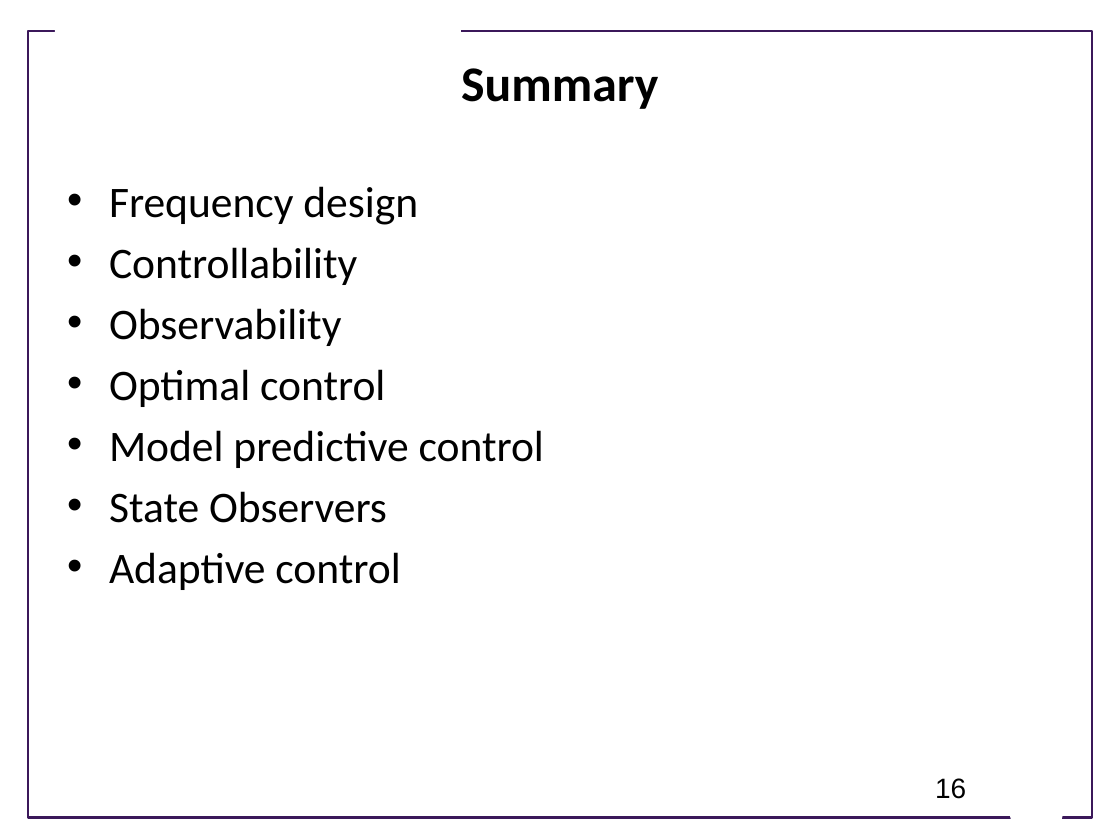
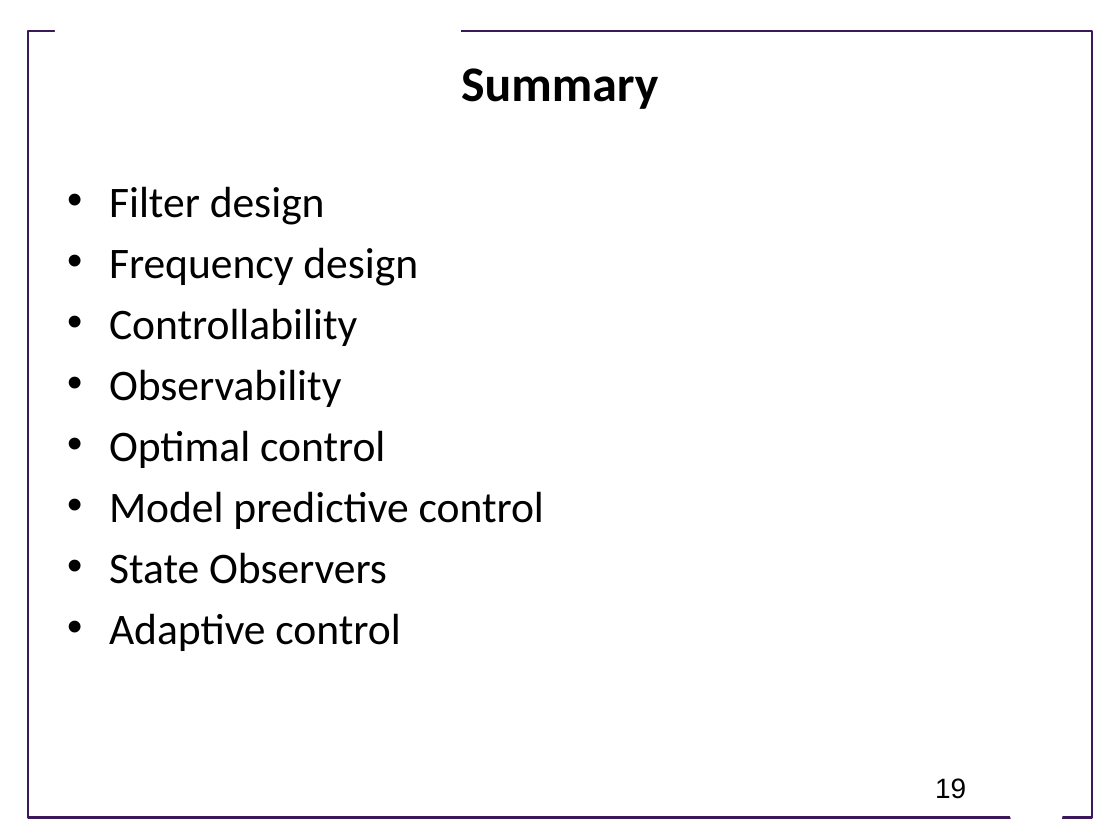
Before and after one commit to joseph-hellerstein/advanced-controls-lectures, a slide deck: slide 19 of lectures/Lecture_15-Survey of closed loop systems/Survey-Of-Closed-Loop-Systems.pptx (slide 16 before the commit). Drawn at 1120x840 pixels with LibreOffice and Linux fonts; fonts in the diff are those of the drawing; background and template pictures are left out. Boxes give left, top, right and bottom in pixels: in the first picture for what was removed or moved away, otherwise in the second. Text is boxed around its words. In the diff, an @@ line names an element or a change of style, - is before the commit and + after.

```diff
--- a/lectures/Lecture_15-Survey of closed loop systems/Survey-Of-Closed-Loop-Systems.pptx
+++ b/lectures/Lecture_15-Survey of closed loop systems/Survey-Of-Closed-Loop-Systems.pptx
@@ text at [109,186,325,225]: paragraph added @@
+• Filter design
@@ page number at [935,778,966,799]: text changed @@
-16
+19
```
Also in this commit, not shown: 3 slides added, 1 other file.
